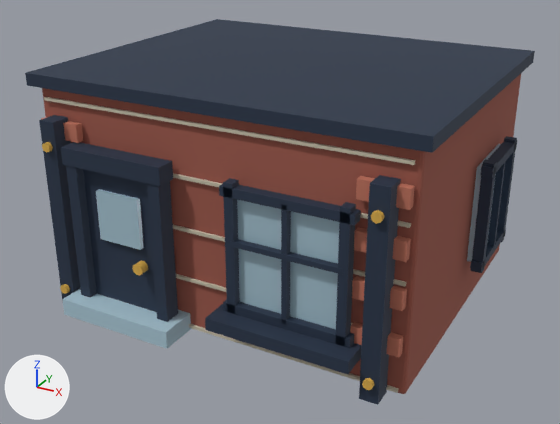
Before and after pictures for a commit that changed the glTF model game/art/diorama/layers/floor_works_0.glb.
Rendered twice from a camera (50 mm lens) standing at (0.734, -1.396, 0.835) and looking at (0.004, -0.069, 0.171). The axes (+X, +Y, +Z) are drawn at lower left. The lights are the same throughout. The older version comes first. Vertices at exactly the same position are counted once.

In view in the first picture: 'floor_works_0 brick', 'floor_works_0 clay', 'floor_works_0 glass', 'floor_works_0 ink', 'floor_works_0 mist', 'floor_works_0 mortar', 'floor_works_0 ochre'.
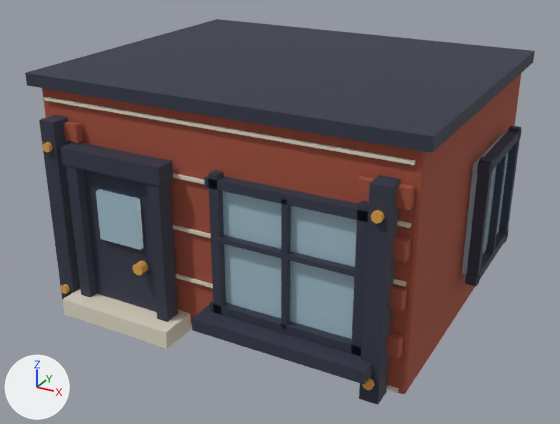
The change, as a diff of the scene's bpy script:
```diff
--- a/game/art/diorama/layers/floor_works_0.glb.py
+++ b/game/art/diorama/layers/floor_works_0.glb.py
@@ mat_mist @@
 mat_mist = principled_material('mist')
-mat_mist.base_color = (0.386, 0.552, 0.644)  # blue #a7c4d2
+mat_mist.base_color = (0.745, 0.687, 0.565)  # pale yellow #e0d8c6
 mat_mist.roughness = 0.86
@@ me_floor_works_0_walls_003 @@
 me_floor_works_0_walls_003.from_pydata(...)  # 152 vertices, 228 faces; spans x -0.407..0.427, y -0.394..0.338, z 0.0..0.48
+# me_floor_works_0_walls_003 part 1: the loose piece of 8 vertices spanning x 0.051..0.069, y -0.357..-0.335, z 0.083..0.347 is scaled about its middle by (1, 1, 1.08), then moved by (-0.03, 0.0, 0.0)
+# me_floor_works_0_walls_003 part 2: the loose piece of 8 vertices spanning x 0.271..0.289, y -0.357..-0.335, z 0.083..0.347 is scaled about its middle by (1, 1, 1.08), then moved by (0.03, 0.0, 0.0)
+# me_floor_works_0_walls_003 part 3: the loose piece of 8 vertices spanning x 0.043..0.298, y -0.357..-0.335, z 0.091..0.109 is scaled about its middle by (1.24, 1, 1), then moved by (0.0, 0.0, -0.01)
+# me_floor_works_0_walls_003 part 4: the loose piece of 8 vertices spanning x 0.043..0.298, y -0.357..-0.335, z 0.321..0.339 is scaled about its middle by (1.24, 1, 1), then moved by (0.0, 0.0, 0.01)
+# me_floor_works_0_walls_003 part 5: the loose piece of 8 vertices spanning x 0.06..0.28, y -0.358..-0.344, z 0.228..0.238 is scaled about its middle by (1.27, 1, 1), then moved by (0.0, 0.0, 0.002)
+# me_floor_works_0_walls_003 part 6: the loose piece of 8 vertices spanning x 0.028..0.312, y -0.394..-0.329, z 0.065..0.09 is scaled about its middle by (1.21, 1, 1), then moved by (0.0, 0.0, -0.01)
+# me_floor_works_0_walls_003 part 7: the loose piece of 8 vertices spanning x 0.405..0.427, y -0.009..0.009, z 0.105..0.335 is scaled about its middle by (1, 1, 1.13), then moved by (0.0, -0.03, 0.0)
+# me_floor_works_0_walls_003 part 8: the loose piece of 8 vertices spanning x 0.405..0.427, y 0.151..0.169, z 0.105..0.335 is scaled about its middle by (1, 1, 1.13), then moved by (0.0, 0.03, 0.0)
+# me_floor_works_0_walls_003 part 9: the loose piece of 8 vertices spanning x 0.405..0.427, y -0.015..0.175, z 0.111..0.129 is scaled about its middle by (1, 1.32, 1), then moved by (0.0, 0.0, -0.015)
+# me_floor_works_0_walls_003 part 10: the loose piece of 8 vertices spanning x 0.405..0.427, y -0.015..0.175, z 0.311..0.329 is scaled about its middle by (1, 1.32, 1), then moved by (0.0, 0.0, 0.015)
+# me_floor_works_0_walls_003 part 11: the loose piece of 8 vertices spanning x 0.413..0.427, y 0.075..0.085, z 0.12..0.32 is scaled about its middle by (1, 1, 1.15)
 me_floor_works_0_walls_003.materials.append(mat_ink)
@@ me_floor_works_0_walls_006 @@
-me_floor_works_0_walls_006.from_pydata(...)  # 24 vertices, 36 faces; spans x -0.239..0.411, y -0.358..0.16, z 0.1..0.33
+me_floor_works_0_walls_006.from_pydata(...)  # 24 vertices, 36 faces; spans x -0.239..0.411, y -0.358..0.19, z 0.09..0.34
+# me_floor_works_0_walls_006 part 12: the loose piece of 8 vertices spanning x 0.06..0.28, y -0.341..-0.323, z 0.1..0.33 is scaled about its middle by (1.27, 1, 1.09)
+# me_floor_works_0_walls_006 part 13: the loose piece of 8 vertices spanning x 0.393..0.411, y 0.0..0.16, z 0.12..0.32 is scaled about its middle by (1, 1.38, 1.15)
 me_floor_works_0_walls_006.materials.append(mat_glass)
```

Location of each change, [x1, y1, x2, y2] in pixels of the pictures (560 x 424 px; the box of a moved part takes in the faces that stretch with it):
'floor_works_0 glass', reshaped (11% taller)
    before: [96, 144, 501, 329]
    after: [96, 133, 509, 339]
'floor_works_0 mist', recoloured (blue to pale yellow)
    both: [62, 289, 191, 349]
part 1 of me_floor_works_0_walls_003, moved or reshaped
    before: [223, 178, 240, 314]
    after: [208, 170, 226, 315]
part 2 of me_floor_works_0_walls_003, moved or reshaped
    before: [335, 202, 356, 347]
    after: [351, 201, 369, 357]
part 3 of me_floor_works_0_walls_003, moved or reshaped
    before: [223, 299, 354, 348]
    after: [209, 300, 362, 356]
part 4 of me_floor_works_0_walls_003, moved or reshaped
    before: [219, 184, 361, 225]
    after: [204, 176, 367, 221]
part 5 of me_floor_works_0_walls_003, moved or reshaped
    before: [229, 239, 343, 275]
    after: [214, 235, 360, 278]
part 6 of me_floor_works_0_walls_003, moved or reshaped
    before: [205, 304, 362, 374]
    after: [192, 304, 372, 384]
part 7 of me_floor_works_0_walls_003, moved or reshaped
    before: [471, 159, 497, 273]
    after: [466, 157, 494, 286]
part 8 of me_floor_works_0_walls_003, moved or reshaped
    before: [497, 136, 517, 242]
    after: [499, 126, 521, 243]
part 9 of me_floor_works_0_walls_003, moved or reshaped
    before: [470, 229, 506, 272]
    after: [465, 229, 509, 285]
part 10 of me_floor_works_0_walls_003, moved or reshaped
    before: [481, 141, 517, 177]
    after: [477, 129, 522, 175]
part 11 of me_floor_works_0_walls_003, moved or reshaped
    before: [487, 162, 505, 246]
    after: [487, 150, 507, 254]
part 12 of me_floor_works_0_walls_006, moved or reshaped
    before: [237, 200, 339, 329]
    after: [223, 191, 357, 339]
part 13 of me_floor_works_0_walls_006, moved or reshaped
    before: [467, 144, 501, 262]
    after: [462, 133, 509, 275]
